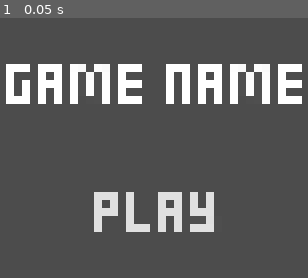
Above: before the commit, frame 1.
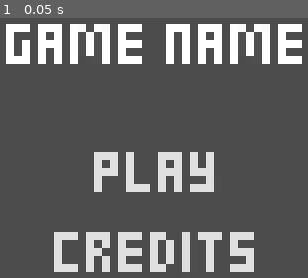
Above: after the commit, the same moment.

Repository: lospec/lowresjam2020
Game: Godot game, scene res://UI/Main Menu/Main Menu.tscn
Same seed, same stepped clock (60 frames per second), same inputs: the game is played once before the commit and once after it.
Inputs:
- Up to frame 1 (0.05 s): no input

The runs differ from the first frame. In frame 1, 27% of the frame differs, in the area x 1-99%, y 2-98%.

Commit message:
Placeholder credits button

Diff:
--- a/UI/Main Menu/Main Menu.gd
+++ b/UI/Main Menu/Main Menu.gd
@@ -2,3 +2,6 @@
 
 func _on_Play_Button_pressed():
 	print_debug("There is no game, what do you expect to happen?")
+
+func _on_Credits_Button_pressed():
+	print_debug("There is no credits, what do you expect to happen?")
--- a/UI/Main Menu/Main Menu.tscn
+++ b/UI/Main Menu/Main Menu.tscn
@@ -26,20 +26,25 @@
 
 [node name="Label" type="Label" parent="Middle"]
 margin_left = 237.0
-margin_top = 242.0
+margin_top = 237.0
 margin_right = 275.0
-margin_bottom = 251.0
+margin_bottom = 246.0
 size_flags_horizontal = 4
 size_flags_vertical = 0
 custom_fonts/font = SubResource( 1 )
 text = "Game Name"
 align = 1
 
-[node name="Play Button" type="Button" parent="Middle"]
+[node name="Buttons" type="VBoxContainer" parent="Middle"]
+margin_top = 250.0
+margin_right = 512.0
+margin_bottom = 275.0
+custom_constants/separation = -5
+
+[node name="Play Button" type="Button" parent="Middle/Buttons"]
 margin_left = 242.0
-margin_top = 255.0
 margin_right = 270.0
-margin_bottom = 270.0
+margin_bottom = 15.0
 focus_mode = 0
 size_flags_horizontal = 4
 size_flags_vertical = 0
@@ -47,4 +52,18 @@
 enabled_focus_mode = 0
 text = "Play"
 flat = true
-[connection signal="pressed" from="Middle/Play Button" to="." method="_on_Play_Button_pressed"]
+
+[node name="Credits Button" type="Button" parent="Middle/Buttons"]
+margin_left = 237.0
+margin_top = 10.0
+margin_right = 275.0
+margin_bottom = 25.0
+focus_mode = 0
+size_flags_horizontal = 4
+size_flags_vertical = 0
+custom_fonts/font = SubResource( 2 )
+enabled_focus_mode = 0
+text = "Credits"
+flat = true
+[connection signal="pressed" from="Middle/Buttons/Play Button" to="." method="_on_Play_Button_pressed"]
+[connection signal="pressed" from="Middle/Buttons/Credits Button" to="." method="_on_Credits_Button_pressed"]
